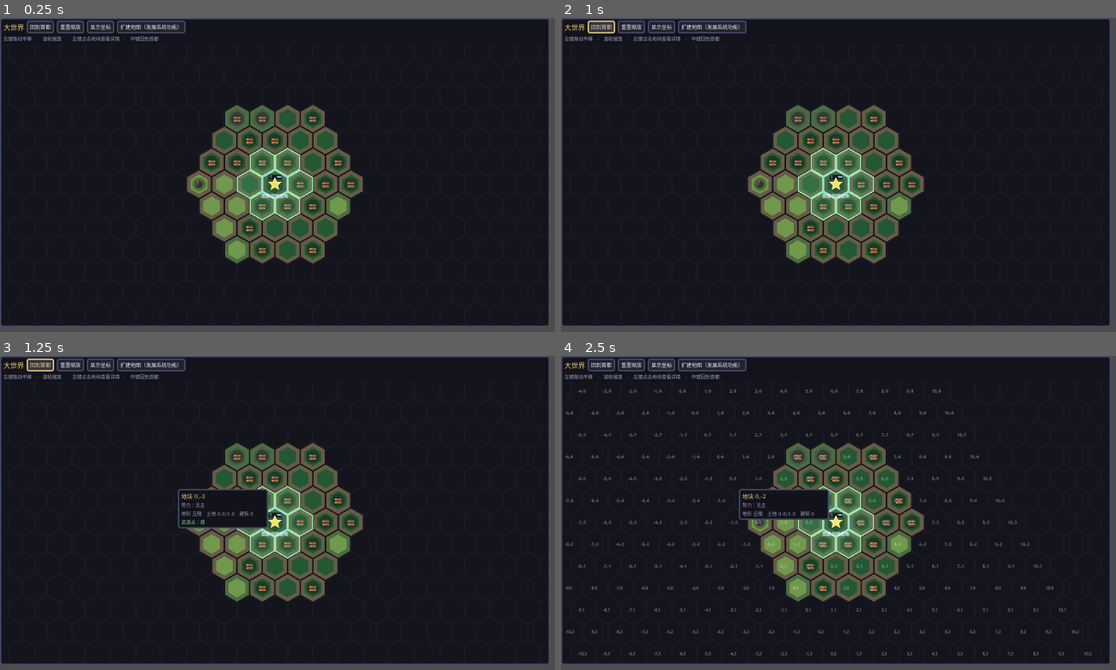
Above: before the commit, frames 1-4 (two rows, left to right).
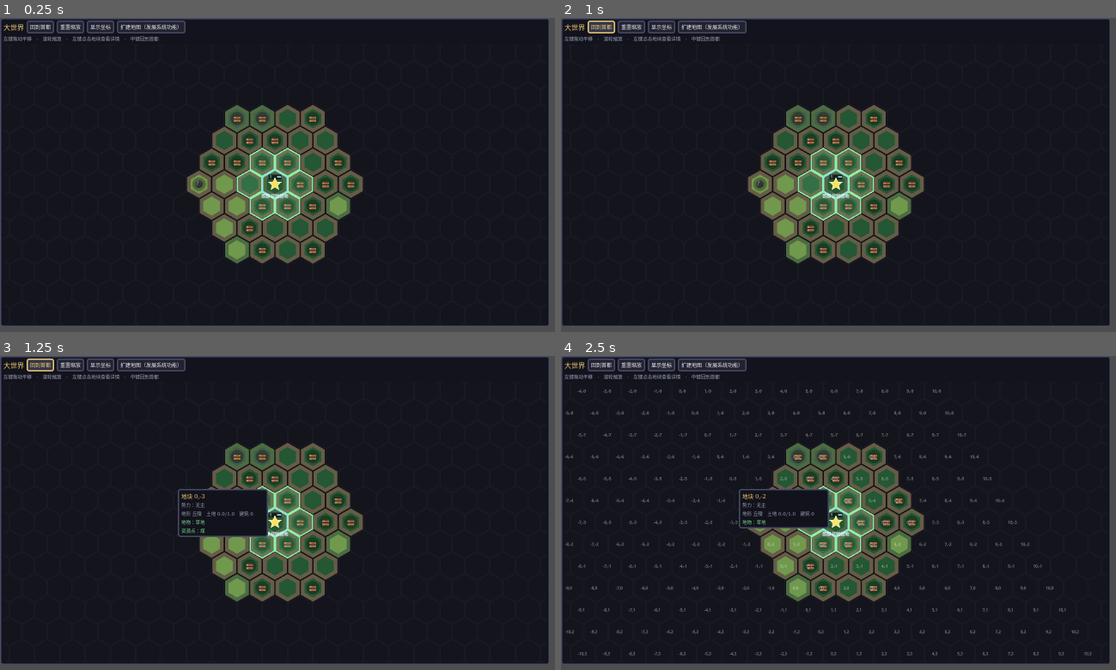
Above: after the commit, the same moments.

Repository: Traveler-NoOne/gacha-civilization
Game: Godot game, scene res://tests/popup_measure_check.tscn
Same seed, same stepped clock (60 frames per second), same inputs: the game is played once before the commit and once after it. This scene is started directly instead of the project's main scene.
Inputs:
- Up to frame 1 (0.25 s): no input
- Up to frame 2 (1 s): click "回到首都" at 0.5 s
- Up to frame 3 (1.25 s): no input
- Up to frame 4 (2.5 s): click "重置缩放" at 1.25 s; click "显示坐标" at 2 s

Frames 1-2 are identical in both runs. In frame 3, 0.5% of the frame differs, in the area x 32-49%, y 52-58%; in frame 4, 0.5%.

Commit message:
小窗补上「地物」一行（地形/地物分层的收尾）
第 2 段把地形拆成"地形 + 地物"两层之后，点地块的小窗只显示地形（比如「地形 平原」），
看不出这格有没有森林/草地。现在在地形行下面补一行「地物：森林」；裸地（cover 空串）不显示，免得每格多一行废话。
用 Consts.cover_name()（新增的那个入口），颜色沿用 Resource 那行的绿色。

Diff:
--- a/scripts/ui/views/view_world_page.gd
+++ b/scripts/ui/views/view_world_page.gd
@@ -426,6 +426,11 @@
 	var l := UIKit.dim(line, 11)
 	l.autowrap_mode = TextServer.AUTOWRAP_WORD_SMART
 	tile_info_box.add_child(l)
+	# v1.8.21：地物（覆盖物）单独一行 —— 裸地不显示（空串），免得每格都多一行废话
+	var cover_txt := str(t.get("cover", ""))
+	if cover_txt != "":
+		tile_info_box.add_child(UIKit.text_label("地物：%s" % Consts.cover_name(cover_txt), 11, UIKit.OK))
+
 	var res := str(t.get("resource", ""))
 	if res != "":
 		tile_info_box.add_child(UIKit.text_label("资源点：%s" % Consts.res_name(res), 11, UIKit.OK))
